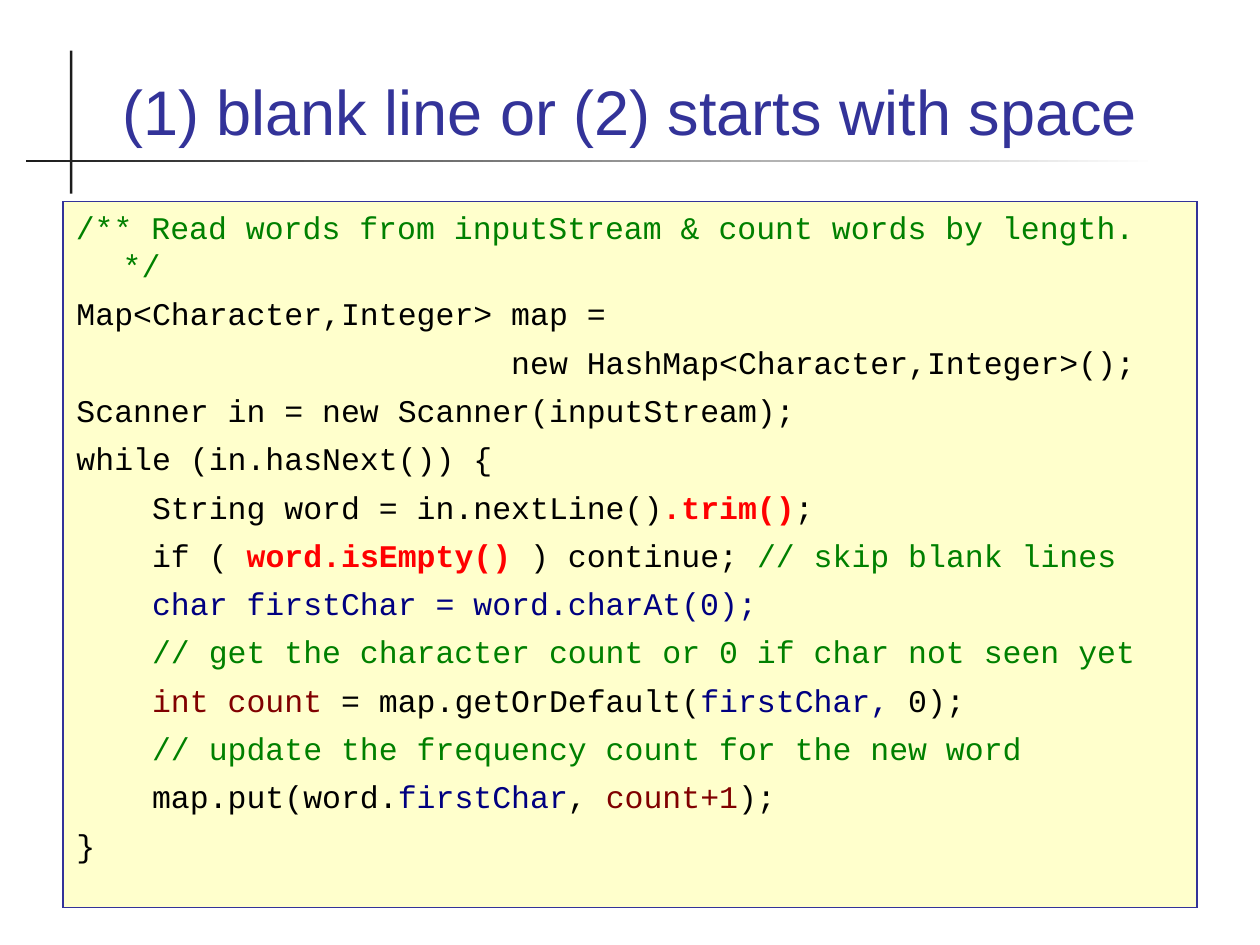
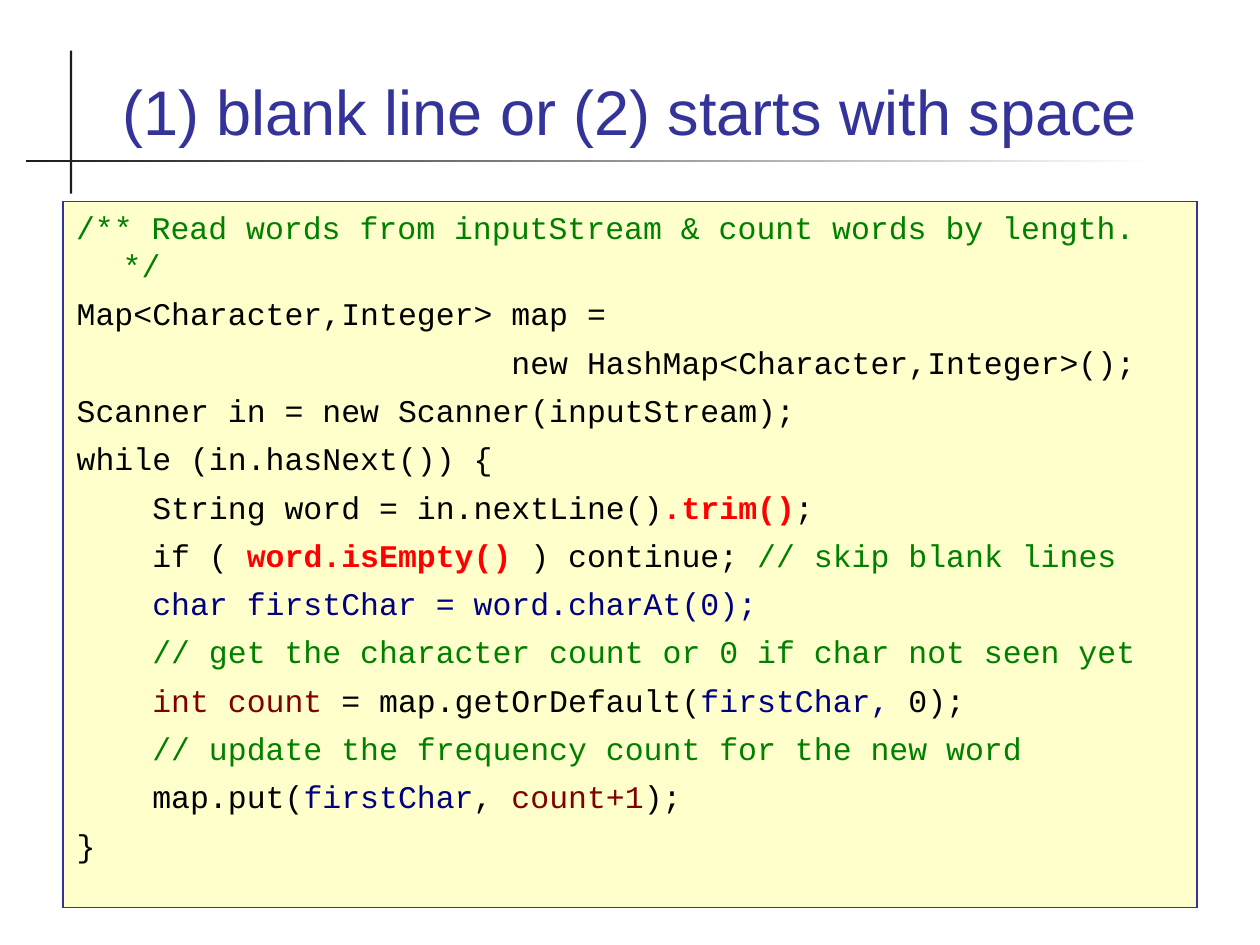
Before and after one commit to skeoop/skeoop.github.io, a slide deck: slide 15 of week5/Coding-Guidelines.ppt. Drawn at 1260x945 pixels with LibreOffice and Linux fonts; fonts in the diff are those of the drawing. Boxes give left, top, right and bottom in pixels: in the first picture for what was removed or moved away, otherwise in the second. Text is boxed around its words. In the diff, an @@ line names an element or a change of style, - is before the commit and + after.

```diff
--- a/week5/Coding-Guidelines.ppt
+++ b/week5/Coding-Guidelines.ppt
@@ text at [152, 786, 681, 815]: text changed @@
-map.put(word.firstChar, count+1);
+map.put(firstChar, count+1);
```
Also in this commit, not shown: 9 other slides changed, 16 other files.
